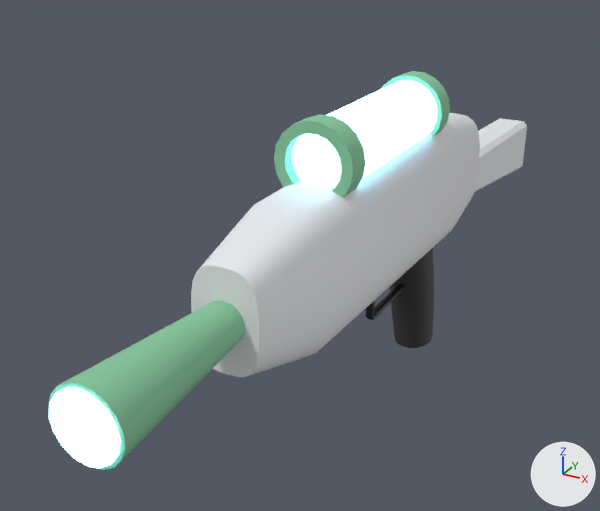
A saved change to the glTF model assets/models/weapons/reverser.glb.
The view is the same before and after, from a 50 mm lens placed at (0.208, -0.522, 0.2), pointed at (-0.058, -0.038, -0.042). Every picture has the same lights, and +X, +Y and +Z are marked at lower right. The picture after the commit comes second. Where no turn or scale is listed for an object, it has been applied to the vertices. Vertices at exactly the same position are counted once.

The first picture shows 'Body'.
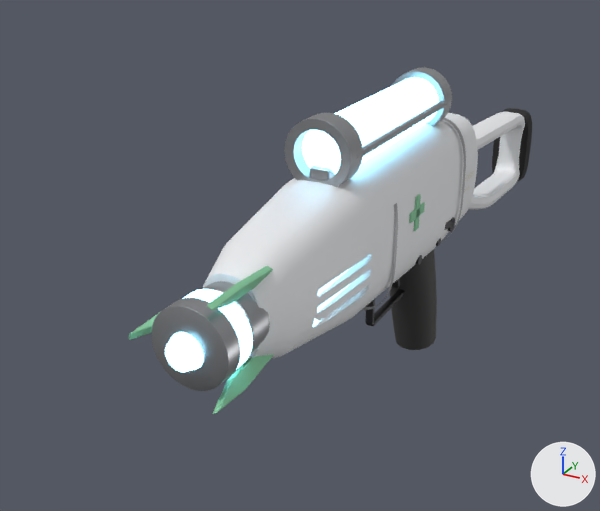
Diff of the bpy script that builds the scene:
```diff
--- a/assets/models/weapons/reverser.glb.py
+++ b/assets/models/weapons/reverser.glb.py
@@ mat_glow @@
+mat_glow = principled_material('Glow')
+mat_glow.base_color = (1.0, 0.15, 0.08)  # red #ff6c50
+mat_glow.roughness = 0.3
+mat_glow.emission_color = (1.0, 0.15, 0.08)  # red #ff6c50
+mat_glow.emission_strength = 4.0
@@ mat_rubber @@
+mat_rubber = principled_material('Rubber')
+mat_rubber.base_color = (0.02, 0.02, 0.02)  # black #272727
+mat_rubber.roughness = 0.95
@@ mat_alloy @@
+mat_alloy = principled_material('Alloy')
+mat_alloy.base_color = (0.42, 0.43, 0.45)  # grey #adafb3
+mat_alloy.metallic = 0.9
+mat_alloy.roughness = 0.35
@@ me_body @@
 # used by ob_body; location = (0.0, 0.0, 0.0)
-me_body.from_pydata(...)  # 564 vertices, 1096 faces; spans x -0.028..0.028, y -0.322..0.3, z -0.138..0.085
+me_body.from_pydata(...)  # 4801 vertices, 9346 faces; spans x -0.033..0.031, y -0.262..0.322, z -0.141..0.085
+# me_body part 1: the loose piece of 96 vertices spanning x -0.028..0.028, y -0.22..0.12, z -0.05..0.05 is rebuilt with 799 vertices and now spans x -0.03..0.03, y -0.215..0.13, z -0.05..0.05
+# me_body part 2: the loose piece of 84 vertices spanning x -0.017..0.017, y 0.009..0.07, z -0.138..-0.035 is rebuilt with 124 vertices and now spans x -0.018..0.018, y 0.006..0.077, z -0.141..-0.04
+# me_body part 3: the loose piece of 72 vertices spanning x -0.025..0.025, y -0.128..-0.112, z 0.035..0.085 is rebuilt with 192 vertices and now spans x -0.021..0.021, y -0.123..-0.107, z 0.043..0.085, in mat_alloy (grey #adafb3)
+# me_body part 4: the loose piece of 56 vertices spanning x -0.003..0.003, y -0.04..0.03, z -0.079..-0.075 is rebuilt with 96 vertices and now spans x -0.003..0.003, y -0.04..0.03, z -0.084..-0.08
+# me_body part 5: the loose piece of 56 vertices spanning x -0.003..0.003, y -0.042..-0.038, z -0.077..-0.037 is rebuilt with 96 vertices and now spans x -0.003..0.003, y -0.042..-0.038, z -0.082..-0.042
+# me_body part 6: the loose piece of 36 vertices spanning x -0.022..0.022, y -0.12..0.02, z 0.038..0.082 is rebuilt with 194 vertices and now spans x -0.017..0.017, y -0.12..0.04, z 0.047..0.081
+# me_body part 7: the loose piece of 24 vertices spanning x -0.016..0.016, y 0.12..0.3, z -0.059..0.0 is rebuilt with 480 vertices and now spans x -0.013..0.013, y 0.104..0.311, z -0.077..0.011
+# me_body part 8: the loose piece of 32 vertices spanning x -0.018..0.018, y -0.322..-0.319, z -0.014..0.022 is deleted
+# me_body part 9: 108 vertices removed from x -0.025..0.025, y -0.32..0.028, z -0.016..0.085; 2586 vertices added at x -0.033..0.031, y -0.262..0.058, z -0.073..0.085
+# me_body part 10: 138 vertices added at x -0.018..0.018, y 0.3..0.322, z -0.078..-0.002
+# other edits to the shape of me_body do not show in these pictures
 me_body.materials.append(mat_metal)
@@ me_body @@
 me_body.materials.append(mat_energy)
+me_body.materials.append(mat_alloy)  # grey #adafb3
+me_body.materials.append(mat_rubber)  # black #272727
+me_body.materials.append(mat_glow)  # red #ff6c50, glowing red #ff6c50
```

Boxes (x1, y1, x2, y2) around the edits, measured in the pictures (600 x 511 px):
'Body', reshaped (16% narrower, 13% shorter)
    before: (48, 71, 527, 470)
    after: (129, 67, 532, 414)
part 1 of me_body, rebuilt (7% shorter)
    before: (191, 113, 480, 377)
    after: (202, 113, 478, 358)
part 2 of me_body, rebuilt (7% wider)
    before: (390, 248, 434, 348)
    after: (390, 249, 437, 350)
part 3 of me_body, rebuilt (13% narrower, 12% shorter)
    before: (274, 114, 365, 198)
    after: (284, 113, 363, 187)
part 4 of me_body, rebuilt
    before: (367, 284, 405, 320)
    after: (367, 289, 405, 326)
part 5 of me_body, rebuilt
    before: (366, 300, 375, 319)
    after: (365, 299, 375, 325)
part 6 of me_body, rebuilt
    before: (292, 80, 438, 186)
    after: (302, 77, 439, 174)
part 7 of me_body, rebuilt (32% taller)
    before: (474, 118, 527, 192)
    after: (469, 112, 525, 210)
part 8 of me_body, deleted
    before: (49, 387, 121, 469)
part 9 of me_body, reshaped
    before: (48, 71, 450, 470)
    after: (129, 67, 466, 414)
part 10 of me_body, added (black)
    after: (492, 108, 532, 181)
